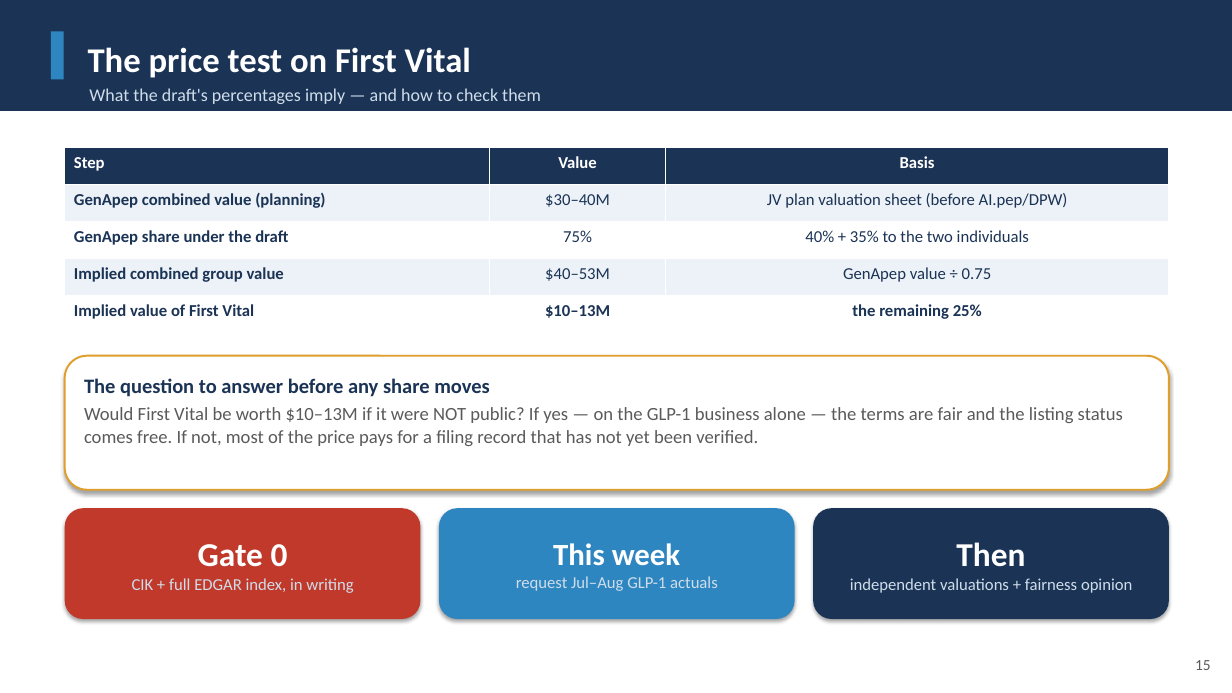
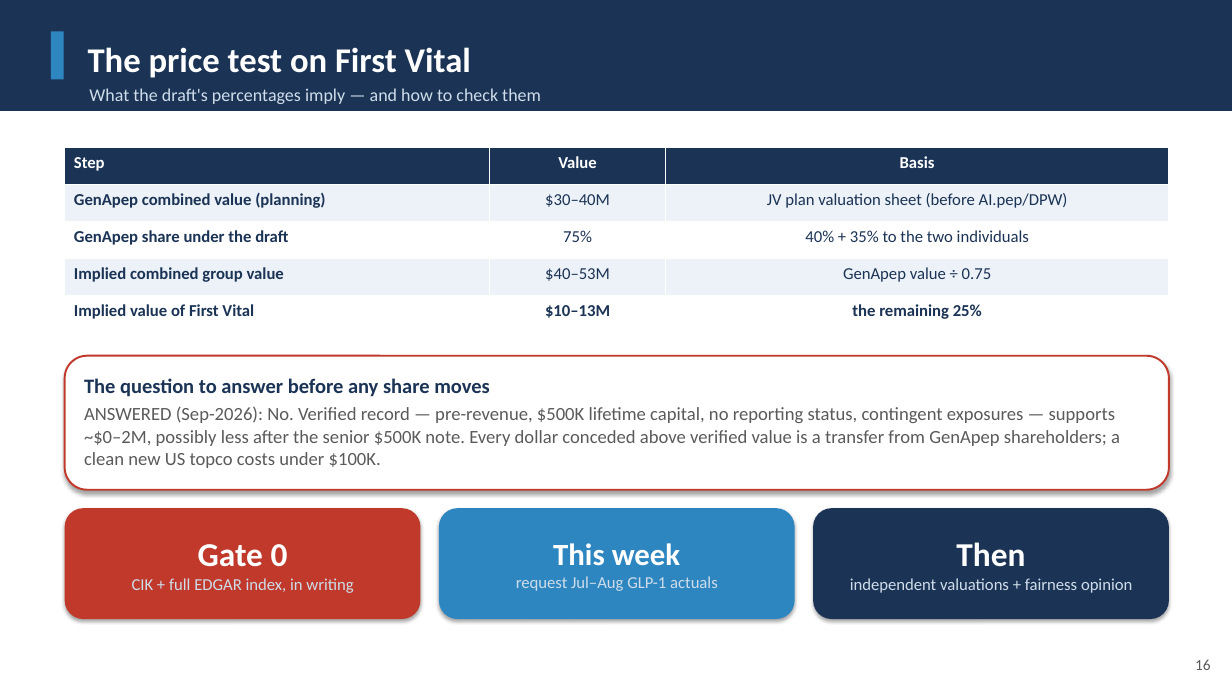
Before and after one commit to leicatam/gamification, a slide deck: slide 16 of synexo/GenApep_Executive_Presentation.pptx (slide 15 before the commit). Drawn at 1232x693 pixels with LibreOffice and Linux fonts; fonts in the diff are those of the drawing. Boxes give left, top, right and bottom in pixels: in the first picture for what was removed or moved away, otherwise in the second. Text is boxed around its words. In the diff, an @@ line names an element or a change of style, - is before the commit and + after.

```diff
--- a/synexo/GenApep_Executive_Presentation.pptx
+++ b/synexo/GenApep_Executive_Presentation.pptx
@@ rounded rectangle "The question to answer before ..." at box(65, 356, 1169, 490): outline #E09E2B 1.5 pt to #C0392B 1.5 pt @@
@@ text in rounded rectangle at box(84, 406, 1120, 468): text changed @@
-Would First Vital be worth $10–13M if it were NOT public? If yes — on the GLP-1 business alone — the terms are fair and the listing status comes free. If not, most of the price pays for a filing record that has not yet been verified.
+ANSWERED (Sep-2026): No. Verified record — pre-revenue, $500K lifetime capital, no reporting status, contingent exposures — supports ~$0–2M, possibly less after the senior $500K note. Every dollar conceded above verified value is a transfer from GenApep shareholders; a clean new US topco costs under $100K.
@@ text at box(1195, 659, 1211, 670): text changed @@
-15
+16
```
Also in this commit, not shown: 16 other slides changed, 1 slide added, 14 other files.
